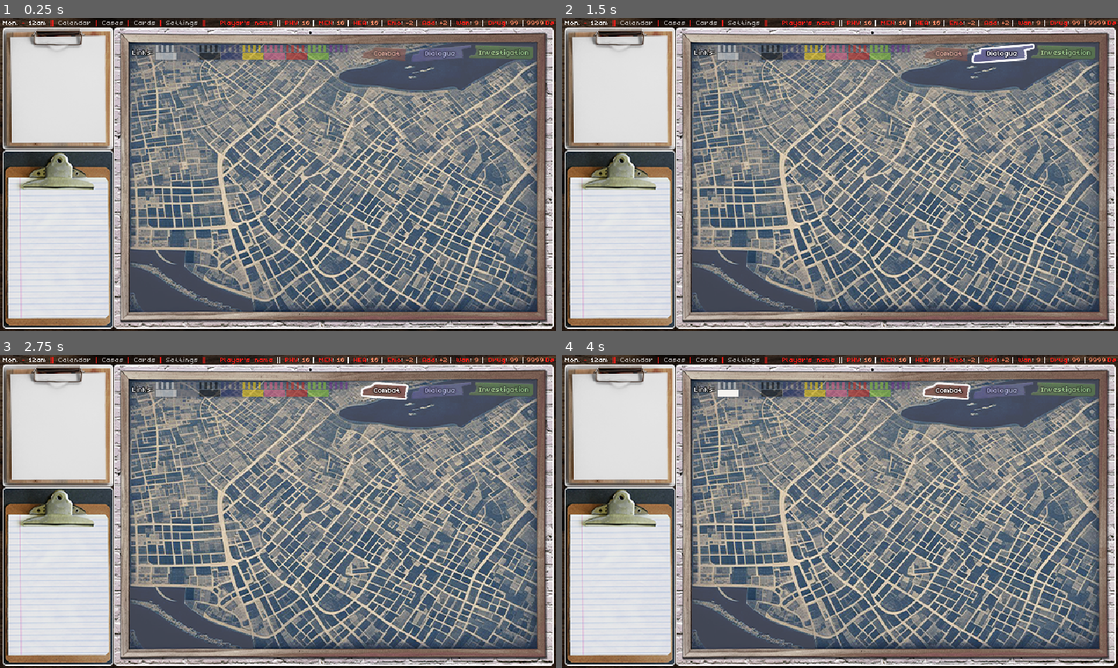
Above: before the commit, frames 1-4 (two rows, left to right).
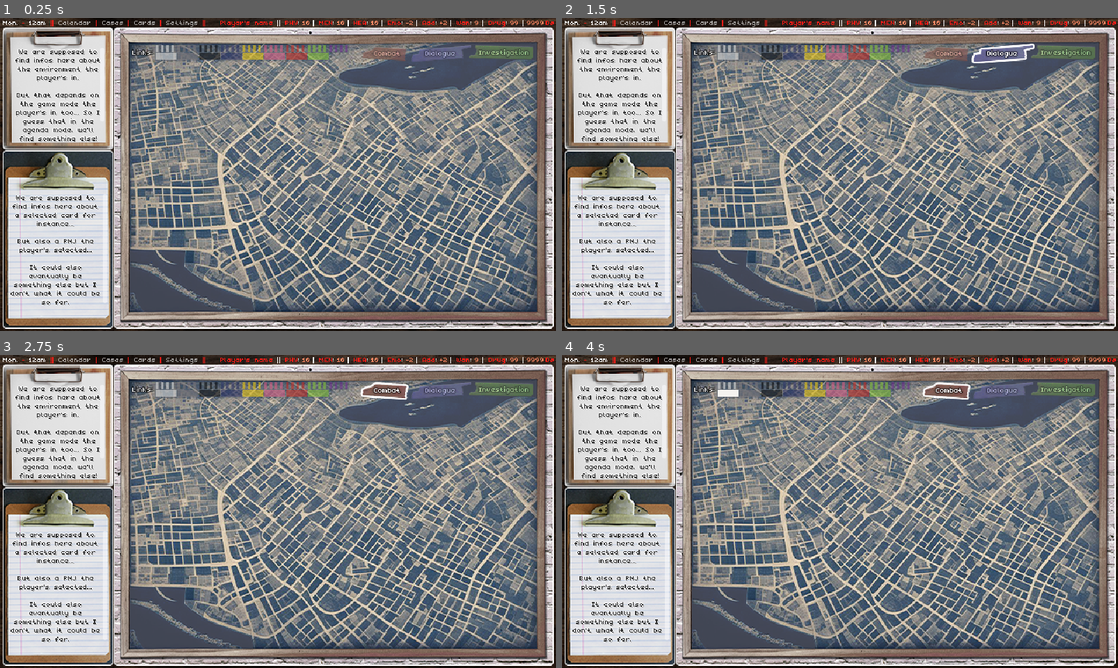
Above: after the commit, the same moments.

Repository: DomestiqueBaston/MY_ROLE_IN_THE_GRAND_SCHEME
Game: Godot game, scene res://SCENES/Quest.tscn
The game is run twice, just before and just after one commit, with the same random seed, the same clock (stepped at 60 frames per second) and the same inputs.
Inputs (mouse positions are in pixels of both pictures, inside the frame that each line leads up to):
- Up to frame 1 (0.25 s): no input
- Up to frame 2 (1.5 s): click (1062, 52) at 0.5 s; click (1006, 52) at 1.25 s
- Up to frame 3 (2.75 s): click (394, 389) at 2 s
- Up to frame 4 (4 s): click (728, 386) at 2.75 s; click (728, 392) at 3.5 s

The runs differ from the first frame. In frame 1, 1.8% of the frame differs, in the area x 1-20%, y 10-92%; in frame 2, 1.8%; in frame 3, 1.8%; in frame 4, 1.8%.

Commit message:
Working on graphics to get some fresh air...

Diff:
--- /dev/null
+++ b/TESTS/SCENES/Bottom_Left_Info.tscn
@@ -0,0 +1,43 @@
+[gd_scene load_steps=2 format=3 uid="uid://codd8oehsbdvn"]
+
+[ext_resource type="Theme" uid="uid://dyiybdqrfra0p" path="res://UI/Generic_Theme.tres" id="1_litdg"]
+
+[node name="Bottom_Left_Info" type="Control"]
+layout_mode = 3
+anchors_preset = 0
+offset_left = 10.0
+offset_top = 202.0
+offset_right = 123.0
+offset_bottom = 343.0
+
+[node name="ScrollContainer" type="ScrollContainer" parent="."]
+layout_mode = 1
+anchors_preset = 15
+anchor_right = 1.0
+anchor_bottom = 1.0
+grow_horizontal = 2
+grow_vertical = 2
+theme = ExtResource("1_litdg")
+horizontal_scroll_mode = 3
+
+[node name="Info" type="Label" parent="ScrollContainer"]
+custom_minimum_size = Vector2(106, 108)
+layout_mode = 2
+size_flags_horizontal = 3
+size_flags_vertical = 3
+theme_override_colors/font_color = Color(0, 0, 0, 0.784314)
+theme_override_colors/font_shadow_color = Color(0, 0, 0, 0.423529)
+theme_override_colors/font_outline_color = Color(1, 1, 1, 0.643137)
+theme_override_constants/shadow_offset_x = 1
+theme_override_constants/shadow_offset_y = 1
+theme_override_constants/outline_size = 3
+theme_override_constants/shadow_outline_size = 0
+text = "We are supposed to find infos here about a selected card for instance...
+
+But also a PNJ the player's selected...
+
+It could also eventually be something else but I don't what it could be so far.
+
+We'll find out about that later too!"
+horizontal_alignment = 1
+autowrap_mode = 2
--- a/TESTS/SCENES/Quest.tscn
+++ b/TESTS/SCENES/Quest.tscn
@@ -6,6 +6,8 @@
 [ext_resource type="PackedScene" uid="uid://bpp2q1gpqxlx1" path="res://SCENES/Card.tscn" id="4_nkome"]
 [ext_resource type="Texture2D" uid="uid://2j6btm72l5m" path="res://GRAPHICS/UI/Pointille_Rouge.png" id="5_3wnaj"]
 [ext_resource type="Texture2D" uid="uid://bnu1fhdrsb6m6" path="res://GRAPHICS/UI/Plein_Jaune.png" id="5_75utw"]
+[ext_resource type="PackedScene" uid="uid://dauwh3vjh26kl" path="res://SCENES/Top_Left_Info.tscn" id="5_u6ur1"]
+[ext_resource type="PackedScene" uid="uid://codd8oehsbdvn" path="res://SCENES/Bottom_Left_Info.tscn" id="6_6a8nk"]
 [ext_resource type="Texture2D" uid="uid://bttgel1ek480w" path="res://GRAPHICS/UI/Pin.png" id="6_q1loi"]
 [ext_resource type="PackedScene" uid="uid://6h0vwfyh2npe" path="res://SCENES/Links.tscn" id="8_lfs84"]
 
@@ -22,6 +24,12 @@
 [node name="Links" parent="." instance=ExtResource("8_lfs84")]
 
 [node name="Top_Bar" parent="." instance=ExtResource("3_1pxmd")]
+
+[node name="Top_Left_Info" parent="." instance=ExtResource("5_u6ur1")]
+metadata/_edit_lock_ = true
+
+[node name="Bottom_Left_Info" parent="." instance=ExtResource("6_6a8nk")]
+metadata/_edit_lock_ = true
 
 [node name="TMP" type="Node2D" parent="."]
 visible = false
--- /dev/null
+++ b/TESTS/SCENES/Top_Left_Info.tscn
@@ -0,0 +1,41 @@
+[gd_scene load_steps=2 format=3 uid="uid://dauwh3vjh26kl"]
+
+[ext_resource type="Theme" uid="uid://dyiybdqrfra0p" path="res://UI/Generic_Theme.tres" id="1_pmk1m"]
+
+[node name="Top_Left_Info" type="Control"]
+layout_mode = 3
+anchors_preset = 0
+offset_left = 14.0
+offset_top = 34.0
+offset_right = 120.0
+offset_bottom = 142.0
+
+[node name="ScrollContainer" type="ScrollContainer" parent="."]
+layout_mode = 1
+anchors_preset = 15
+anchor_right = 1.0
+anchor_bottom = 1.0
+grow_horizontal = 2
+grow_vertical = 2
+theme = ExtResource("1_pmk1m")
+horizontal_scroll_mode = 3
+
+[node name="Info" type="Label" parent="ScrollContainer"]
+custom_minimum_size = Vector2(106, 108)
+layout_mode = 2
+size_flags_horizontal = 3
+size_flags_vertical = 3
+theme_override_colors/font_color = Color(0, 0, 0, 0.784314)
+theme_override_colors/font_shadow_color = Color(0, 0, 0, 0.423529)
+theme_override_colors/font_outline_color = Color(1, 1, 1, 0.643137)
+theme_override_constants/shadow_offset_x = 1
+theme_override_constants/shadow_offset_y = 1
+theme_override_constants/outline_size = 3
+theme_override_constants/shadow_outline_size = 0
+text = "We are supposed to find infos here about the environment the player's in.
+
+But that depends on the game mode the player's in too... So I guess that in the agenda mode, we'll find something else!
+
+Anyway. We'll find out about that later..."
+horizontal_alignment = 1
+autowrap_mode = 2
--- a/TESTS/UI/Generic_Theme.tres
+++ b/TESTS/UI/Generic_Theme.tres
@@ -69,7 +69,7 @@
 corner_radius_bottom_left = 5
 
 [sub_resource type="StyleBoxFlat" id="StyleBoxFlat_js3gk"]
-bg_color = Color(0.99, 0.993333, 1, 0.752941)
+bg_color = Color(0.99, 0.993333, 1, 0.501961)
 corner_radius_top_left = 5
 corner_radius_top_right = 5
 corner_radius_bottom_right = 5
@@ -123,7 +123,7 @@
 PopupMenu/colors/font_accelerator_color = Color(0.7, 0.7, 0.7, 0)
 PopupMenu/colors/font_color = Color(0.2, 0.270588, 0.219608, 0.823529)
 PopupMenu/colors/font_disabled_color = Color(0.4, 0.4, 0.4, 0)
-PopupMenu/colors/font_hover_color = Color(0.1998, 0.27, 0.21969, 0.501961)
+PopupMenu/colors/font_hover_color = Color(0.048, 0.1, 0.0627333, 0.823529)
 PopupMenu/constants/item_start_padding = -12
 PopupMenu/constants/v_separation = 0
 PopupMenu/font_sizes/font_size = 8
Binary file changed: TESTS/GRAPHICS/CHARACTER_GENERATION/Character_Generation_BG.png
Not shown: 1 places in TESTS/SCENES/Quest.tscn that only renumber resources
